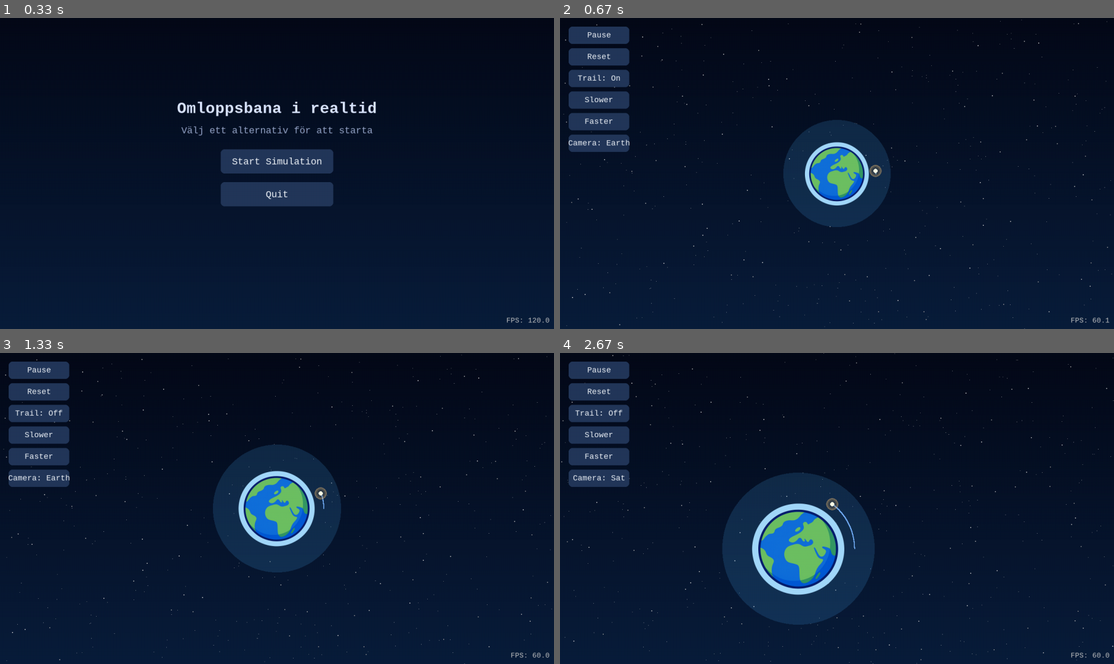
Above: before the commit, frames 1-4 (two rows, left to right).
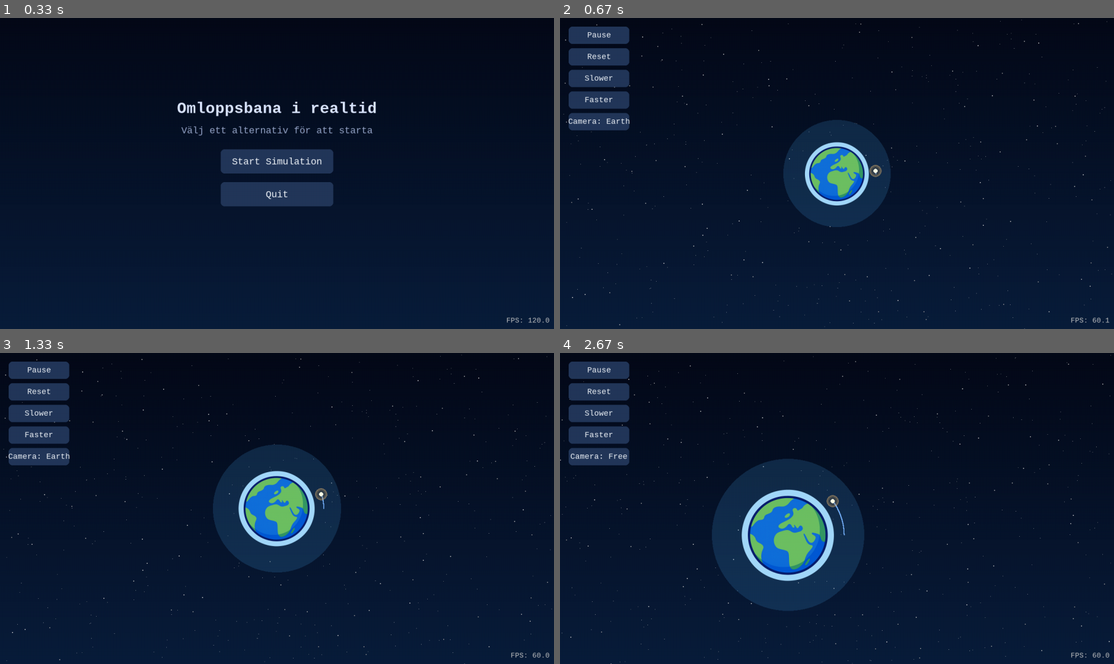
Above: after the commit, the same moments.

Repository: askel-dev/gymnasiearbete-omloppsbana
Game: pygame game, started from src/orbit_pygame.py
Two runs of this game, one before a commit and one after it. Both use one fixed random seed, a clock stepped at 60 frames per second and the inputs below.
Inputs (mouse positions are in pixels of both pictures, inside the frame that each line leads up to):
- Up to frame 1 (0.33 s): no input
- Up to frame 2 (0.67 s): press the mouse at (837, 161) at 0.37 s; move the mouse to (748, 204) at 0.47 s; release the mouse at (665, 245) at 0.6 s
- Up to frame 3 (1.33 s): hold = 0.67-1.13 s; hold Right 0.67-1.13 s; press the mouse at (38, 412) at 1.2 s; move the mouse to (177, 424) at 1.3 s
- Up to frame 4 (2.67 s): release the mouse at (875, 436) at 1.43 s; tap C at 1.5 s; hold Right 1.83-2.3 s; tap Space at 1.9, 2.2 s; tap = at 1.98 s; press the mouse at (598, 455) at 2.37 s; move the mouse to (670, 433) at 2.47 s; release the mouse at (737, 412) at 2.6 s

Frame 1 is identical in both runs. In frame 2, 0.8% of the frame differs, in the area x 1-57%, y 18-50%; in frame 3, 0.9%; in frame 4, 8.1%, in the area x 0-100%, y 0-100%.

Commit message:
Remove trail drawing and add orbit marker data

Diff:
--- a/src/orbit_pygame.py
+++ b/src/orbit_pygame.py
@@ -1,6 +1,7 @@
 # src/orbit_pygame.py
 import json
 import math
+import os
 import random
 import time
 import pygame
@@ -163,7 +164,6 @@
 MAX_SUBSTEPS = 20             # skydd mot för många fysiksteg/frame
 LOG_EVERY_STEPS = 20           # logga var 20:e fysiksteg
 ESCAPE_RADIUS_FACTOR = 20.0
-TRAIL_FADE_ALPHA = 12
 
 # =======================
 #   RIT- & KONTROLL-SETTINGS
@@ -177,8 +177,6 @@
 EARTH_GLOW_COLOR = (30, 110, 200)
 SAT_COLOR = (255, 255, 230)
 SAT_HALO_COLOR = (255, 200, 120, 120)
-TRAIL_COLOR = (140, 240, 200)
-TRAIL_COLOR_ALPHA = (140, 240, 200, 220)
 HUD_TEXT_COLOR = (245, 245, 245)
 HUD_SHADOW_COLOR = (0, 0, 0, 160)
 PREDICTION_COLOR = (120, 180, 255)
@@ -323,13 +321,24 @@
     font_fps = pygame.font.SysFont("consolas", 18)
 
     fullscreen_flags = FULLSCREEN | DOUBLEBUF
-    try:
-        screen = pygame.display.set_mode((0, 0), fullscreen_flags)
-    except pygame.error:
-        # Fallback till fönsterläge om fullscreen inte stöds.
-        info = pygame.display.Info()
-        fallback_resolution = (info.current_w or WIDTH, info.current_h or HEIGHT)
-        screen = pygame.display.set_mode(fallback_resolution, DOUBLEBUF)
+    borderless_flags = NOFRAME | DOUBLEBUF
+    info = pygame.display.Info()
+    fallback_resolution = (info.current_w or WIDTH, info.current_h or HEIGHT)
+
+    screen: pygame.Surface | None = None
+    if info.current_w and info.current_h:
+        try:
+            os.environ.setdefault("SDL_VIDEO_WINDOW_POS", "0,0")
+            screen = pygame.display.set_mode((info.current_w, info.current_h), borderless_flags)
+        except pygame.error:
+            screen = None
+
+    if screen is None:
+        try:
+            screen = pygame.display.set_mode((0, 0), fullscreen_flags)
+        except pygame.error:
+            # Fallback till fönsterläge om fullscreen inte stöds.
+            screen = pygame.display.set_mode(fallback_resolution, DOUBLEBUF)
 
     screen_width, screen_height = screen.get_size()
     update_display_metrics(screen_width, screen_height)
@@ -353,7 +362,6 @@
     v = V0.copy()
     t_sim = 0.0
     paused = False
-    show_trail = True
     ppm = PIXELS_PER_METER
     ppm_target = ppm
     real_time_speed = REAL_TIME_SPEED
@@ -366,13 +374,7 @@
     orbit_prediction_period: float | None = None
     orbit_prediction_points: list[tuple[float, float]] = []
 
-    trail_surface = pygame.Surface((WIDTH, HEIGHT), pygame.SRCALPHA)
-    trail_surface.fill((0, 0, 0, 0))
-    trail_prev_screen_pos: tuple[int, int] | None = None
-    trail_last_ppm = ppm
-    trail_last_camera = camera_center.copy()
-
-    orbit_markers: deque[tuple[str, float, float]] = deque(maxlen=20)
+    orbit_markers: deque[tuple[str, float, float, float]] = deque(maxlen=20)
 
     # tidsackumulator för fast fysik
     accumulator = 0.0
@@ -396,7 +398,7 @@
         nonlocal r, v, t_sim, paused, ppm, real_time_speed
         nonlocal accumulator, last_time, log_step_counter, prev_r, prev_dr
         nonlocal impact_logged, escape_logged, ppm_target
-        nonlocal trail_prev_screen_pos, trail_last_ppm, trail_last_camera, camera_center, orbit_markers, camera_target
+        nonlocal camera_center, orbit_markers, camera_target
         nonlocal camera_mode, is_dragging_camera
         nonlocal orbit_prediction_period, orbit_prediction_points
         close_logger()
@@ -414,15 +416,11 @@
         prev_dr = None
         impact_logged = False
         escape_logged = False
-        trail_surface.fill((0, 0, 0, 0))
-        trail_prev_screen_pos = None
-        trail_last_ppm = ppm
         orbit_markers.clear()
         camera_center[:] = (0.0, 0.0)
         camera_target[:] = (0.0, 0.0)
         camera_mode = "earth"
         is_dragging_camera = False
-        trail_last_camera = camera_center.copy()
         orbit_prediction_period, orbit_prediction_points = compute_orbit_prediction(r, v)
 
     state = "menu"
@@ -521,10 +519,6 @@
         nonlocal paused
         paused = not paused
 
-    def toggle_trail():
-        nonlocal show_trail
-        show_trail = not show_trail
-
     def slow_down():
         nonlocal real_time_speed
         real_time_speed = max(real_time_speed / 1.5, 0.1)
@@ -552,22 +546,16 @@
         Button((20, 20 + (button_height + button_gap), button_width, button_height), "Reset", reset_and_continue),
         Button(
             (20, 20 + 2 * (button_height + button_gap), button_width, button_height),
-            "Trail",
-            toggle_trail,
-            lambda: "Trail: On" if show_trail else "Trail: Off",
-        ),
-        Button(
-            (20, 20 + 3 * (button_height + button_gap), button_width, button_height),
             "Slower",
             slow_down,
         ),
         Button(
-            (20, 20 + 4 * (button_height + button_gap), button_width, button_height),
+            (20, 20 + 3 * (button_height + button_gap), button_width, button_height),
             "Faster",
             speed_up,
         ),
         Button(
-            (20, 20 + 5 * (button_height + button_gap), button_width, button_height),
+            (20, 20 + 4 * (button_height + button_gap), button_width, button_height),
             "Camera",
             toggle_camera,
             lambda: (
@@ -599,8 +587,6 @@
                         paused = not paused
                     elif event.key == pygame.K_r:
                         reset_and_continue()
-                    elif event.key == pygame.K_t:
-                        show_trail = not show_trail
                     elif event.key in (pygame.K_EQUALS, pygame.K_PLUS):
                         ppm_target = clamp(ppm_target * 1.2, MIN_PPM, MAX_PPM)     # zoom in
                     elif event.key == pygame.K_MINUS:
@@ -710,7 +696,7 @@
                 prev_r = rmag
 
                 if event_type is not None:
-                    orbit_markers.append((event_type, float(r[0]), float(r[1])))
+                    orbit_markers.append((event_type, float(r[0]), float(r[1]), rmag))
 
                 if logger is not None:
                     log_step_counter += 1
@@ -842,42 +828,25 @@
                 ]
                 pygame.draw.lines(screen, PREDICTION_COLOR, False, screen_points, 2)
 
-        # Spår
-        if show_trail:
-            camera_delta = np.linalg.norm(camera_center - trail_last_camera)
-            if abs(ppm - trail_last_ppm) > 1e-5 or camera_delta > 5.0:
-                trail_surface.fill((0, 0, 0, 0))
-                trail_prev_screen_pos = None
-                trail_last_ppm = ppm
-                if trail_last_camera is not None:
-                    np.copyto(trail_last_camera, camera_center)
-                else:
-                    trail_last_camera = camera_center.copy()
-
-            trail_surface.fill((0, 0, 0, TRAIL_FADE_ALPHA), special_flags=pygame.BLEND_RGBA_SUB)
-        else:
-            trail_surface.fill((0, 0, 0, 0))
-            trail_prev_screen_pos = None
-
         # Satellit
         sat_pos = world_to_screen(r[0], r[1], ppm, camera_center_tuple)
-        if show_trail:
-            if trail_prev_screen_pos is not None:
-                pygame.draw.line(trail_surface, TRAIL_COLOR_ALPHA, trail_prev_screen_pos, sat_pos, 3)
-            trail_prev_screen_pos = sat_pos
-            trail_last_ppm = ppm
-            if trail_last_camera is not None:
-                np.copyto(trail_last_camera, camera_center)
-            else:
-                trail_last_camera = camera_center.copy()
-            screen.blit(trail_surface, (0, 0))
         draw_satellite(screen, sat_pos)
 
-        for marker_type, mx, my in orbit_markers:
+        for marker_type, mx, my, mr in orbit_markers:
             marker_pos = world_to_screen(mx, my, ppm, camera_center_tuple)
             color = PERICENTER_COLOR if marker_type == "pericenter" else APOCENTER_COLOR
             pygame.draw.circle(screen, color, marker_pos, 6)
             pygame.draw.circle(screen, (255, 255, 255), marker_pos, 6, 2)
+            label = "Periapsis" if marker_type == "pericenter" else "Apoapsis"
+            altitude_km = (mr - EARTH_RADIUS) / 1_000.0
+            text = f"{label}: {altitude_km:,.1f} km alt"
+            text_width, text_height = font.size(text)
+            text_rect = pygame.Rect(0, 0, text_width, text_height)
+            if marker_type == "pericenter":
+                text_rect.midbottom = (marker_pos[0], marker_pos[1] - 10)
+            else:
+                text_rect.midtop = (marker_pos[0], marker_pos[1] + 10)
+            draw_text_with_shadow(screen, font, text, text_rect.topleft)
 
         # HUD
         rmag = np.linalg.norm(r)
@@ -890,7 +859,7 @@
             f"|r| = {rmag/1e6:.2f} Mm    |v| = {vmag:,.1f} m/s",
             f"v_x = {vx: .1f} m/s    v_y = {vy: .1f} m/s",
             f"energy = {eps: .3e} J/kg    e = {e:.4f}",
-            "SPACE: paus | R: reset | T: trail | +/-: zoom | C: kamera",
+            "SPACE: paus | R: reset | +/-: zoom | C: kamera",
             "Mushjul: zoom | Dra med vänster musknapp för att panorera kameran",
             "←/→: -/+ 1.5x speed   ↑/↓: ×2/÷2 speed   ESC: quit",
             "Knapparna till vänster speglar kontrollerna",
